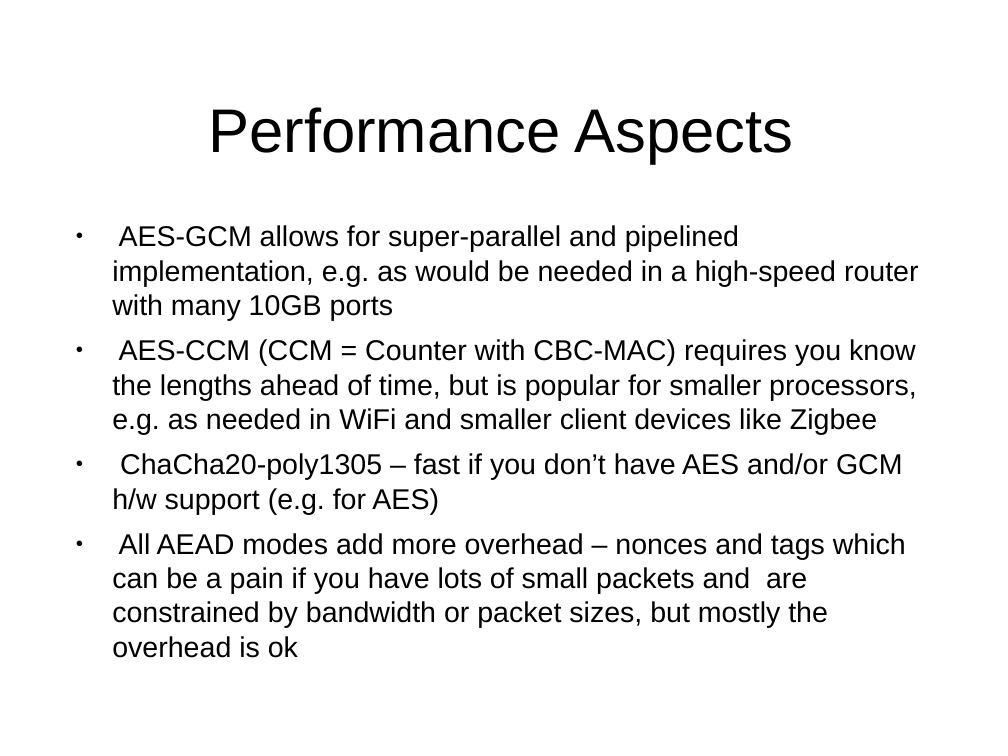
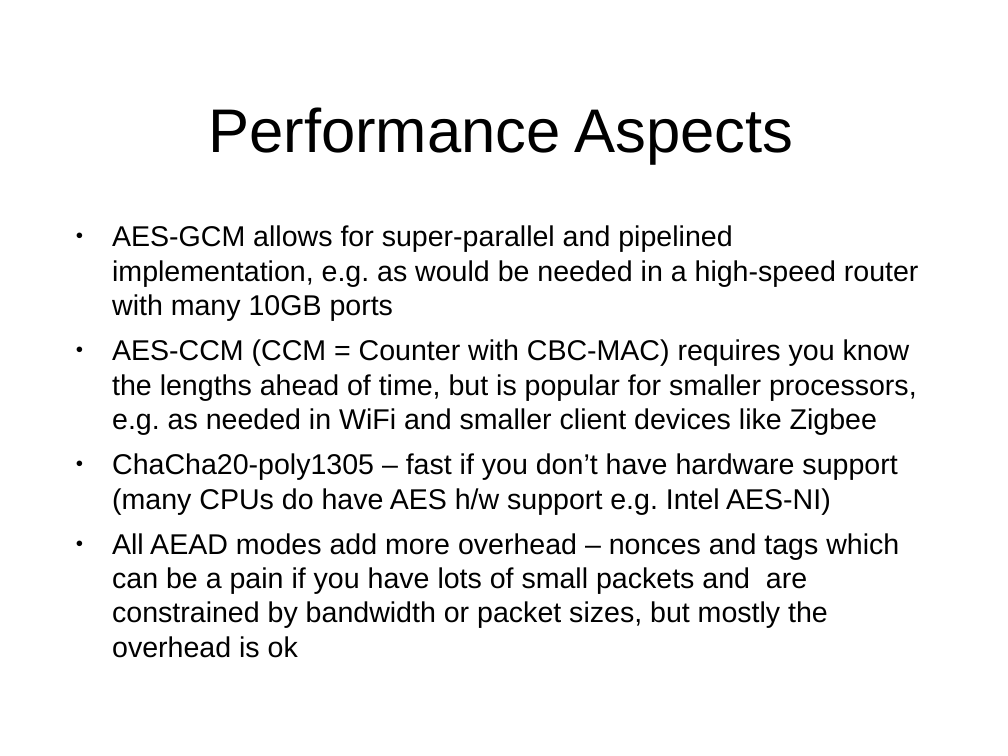
Before and after one commit to sftcd/cs7053, a slide deck: slide 70 of 2016lectures/03-crypto.ppt (slide 69 before the commit). Drawn at 1008x756 pixels with LibreOffice and Linux fonts; fonts in the diff are those of the drawing. Boxes give left, top, right and bottom in pixels: in the first picture for what was removed or moved away, otherwise in the second. Text is boxed around its words. In the diff, an @@ line names an element or a change of style, - is before the commit and + after.

```diff
--- a/2016lectures/03-crypto.ppt
+++ b/2016lectures/03-crypto.ppt
@@ text at box(112, 453, 897, 514): text changed @@
-● ChaCha20-poly1305 – fast if you don’t have AES and/or GCM h/w support (e.g. for AES)
+● ChaCha20-poly1305 – fast if you don’t have hardware support (many CPUs do have AES h/w support e.g. Intel AES-NI)
```
Also in this commit, not shown: 81 other slides changed, 3 slides added, 1 other file.
